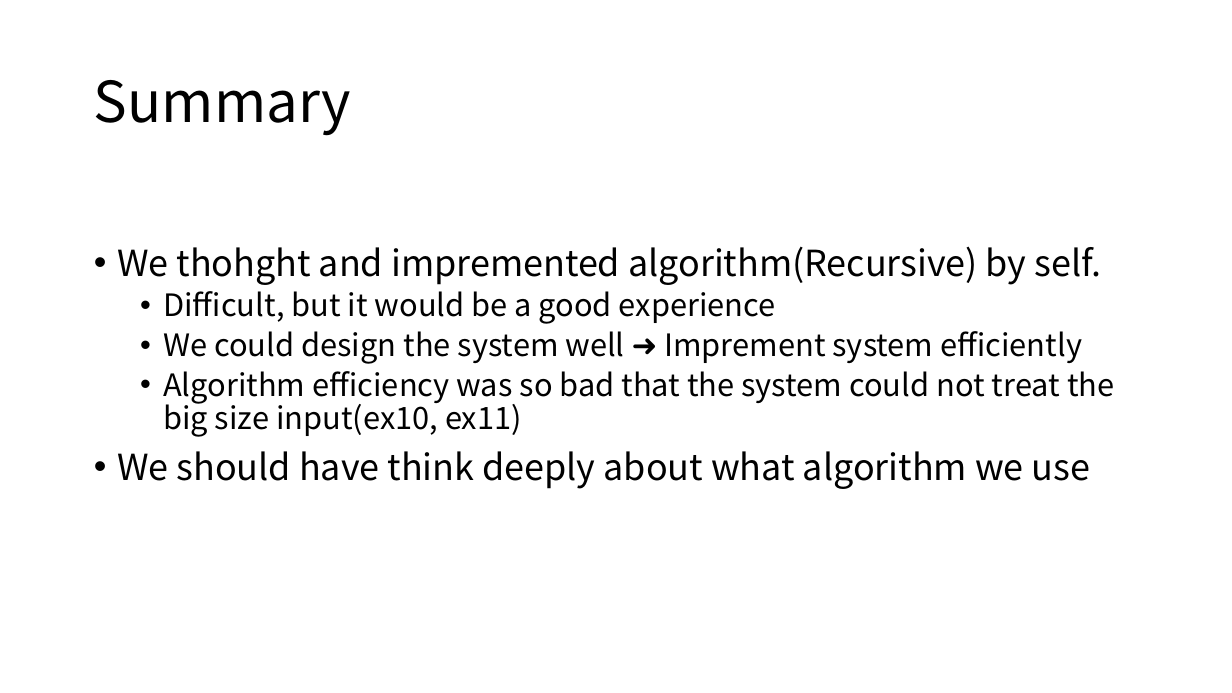
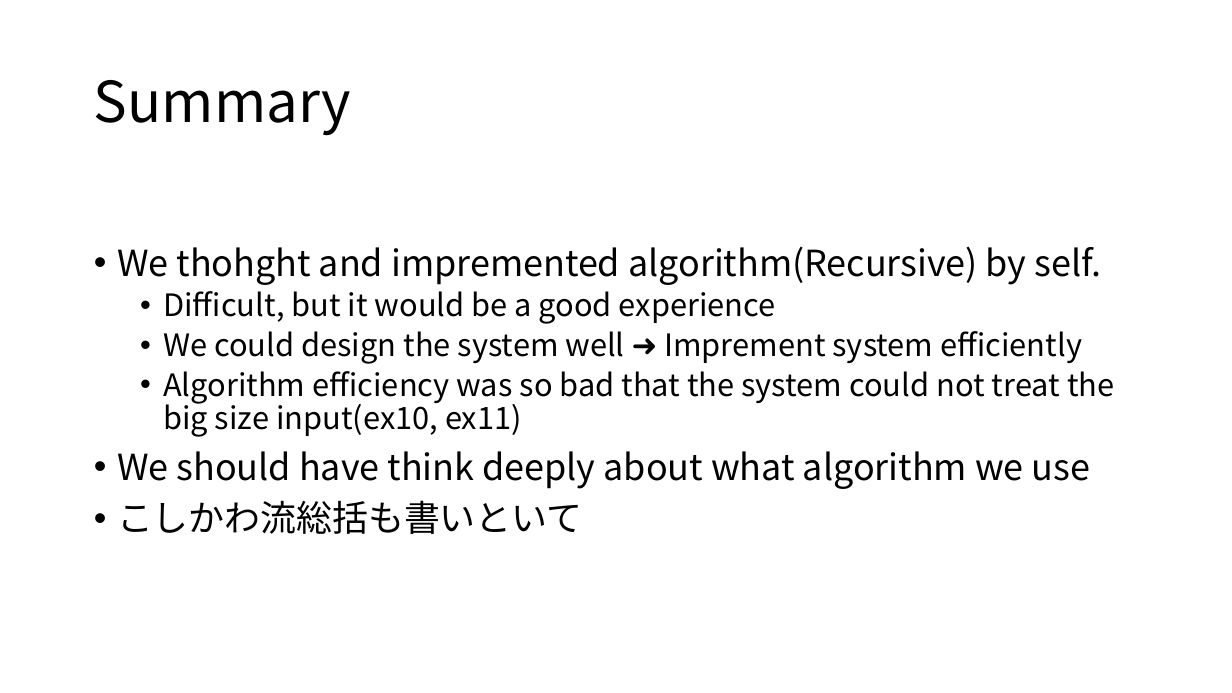
Before and after one commit to ie03-aizu-2019/ie03project-skys, a slide deck: slide 18 of Reports/final.pptx (slide 16 before the commit). Drawn at 1232x693 pixels with LibreOffice and Linux fonts; fonts in the diff are those of the drawing. Boxes give left, top, right and bottom in pixels: in the first picture for what was removed or moved away, otherwise in the second. Text is boxed around its words. In the diff, an @@ line names an element or a change of style, - is before the commit and + after.

```diff
--- a/Reports/final.pptx
+++ b/Reports/final.pptx
@@ text at <box>117,500,582,534</box>: paragraph added @@
+• こしかわ流総括も書いといて
```
Also in this commit, not shown: 5 other slides changed, 3 slides added, 6 other files.
